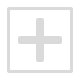
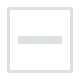
Layer changes from the first 80x80 image to the second:
removed layer "Shape 3 copy 3" over [36, 18, 44, 62]
removed layer "Shape 3 copy 2" over [18, 36, 62, 44]
renamed "Shape 1" to "Horizontal Dark", showed it, moved it above "Border Dark", painted on it over [7, 7, 73, 73]
added layer "Border Dark" above "Vertical" over [7, 7, 73, 73]
removed layer "Shape 1 copy" over [7, 7, 73, 73]
